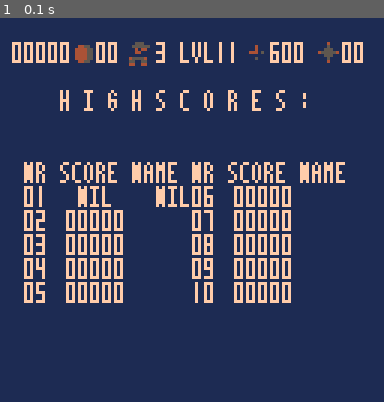
Above: before the commit, frame 1.
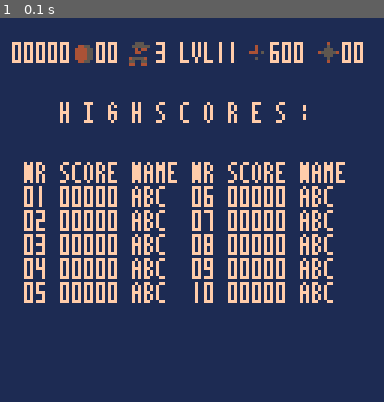
Above: after the commit, the same moment.

Repository: irismessage/Bros
Game: PICO-8 cartridge cart/bros.p8
Same seed, same stepped clock (60 frames per second), same inputs: the game is played once before the commit and once after it.
Inputs:
- Up to frame 1 (0.1 s): no input

The runs differ from the first frame. In frame 1, 5.8% of the frame differs, in the area x 15-87%, y 18-75%.

Commit message:
Bugfix highscore system

Diff:
--- a/cart/bros.p8
+++ b/cart/bros.p8
@@ -60,9 +60,10 @@
 function scorescreen()
 	cls(1)
 	scorebars()
-	print("h i g h s c o r e s :", 20, 24)
-	scorescol(8,0)
-	scorescol(64,5)
+	t = "h i g h s c o r e s :"
+	print(t, 20, 28)
+	scorescol(8,1)
+	scorescol(64,6)
 end
 
 -->8
@@ -75,36 +76,44 @@
 
 function initscores()
 	cartdata("bros_sorb")
-	if dget(30) == 0 then
-		for i=10,19 do
+	dset(0,0)
+	if dget(0) == 0 then
+		dset(0,1)
+		for i=1,10 do
+			dset(i,0)
+		end
+		for i=11,20 do
 			--three spaces
-			dset(i,0x202020)
+			--dset(i,0x202020)
+			dset(i,packname("abc"))
 		end
-		dset(30,1)
-	end
-end
-
+	end
+end
+
+--functions to convert between
+--three character strings
+--and 15-byte numbers
 function packname(name)
-	--pack 3 char string
-	--into 3 byte number
 	packed = 0
 	for i=1,3 do
-		char = ord(sub(name,i,i))
-		shift = char << ((i-1) * 8)
+		char = ord(sub(name,i,i))-96
+		printh(char)
+		shift = char << ((i-1) * 5)
+		printh(shift)
 		packed |= shift
 	end
 	return packed
 end
 
 function unpackname(name)
-	--unpack 3 byte number
-	--into 3 char string
 	unpacked = ""
 	for i=0,2 do
-		shift = (name>>i*8)~0xffff00
-		char = chr(shift)
+		shift = (name>>(i*5)) & 0x1f
+		printh(shift)
+		char = chr(shift+96)
 		unpacked = unpacked..char
 	end
+	print(unpacked)
 	return unpacked
 end
 
@@ -152,12 +161,12 @@
 
 function scorescol(x,rank)
 	y=48
-	print("nr.score name",x,y)
+	print("nr score name",x,y)
 	for i=rank,rank+4 do
 		y += 8
-		print(pad(i+1,2),x,y)
-		print(pad(scoresn[i],5),x+14,y)
-		print(scoresc[i],x+40,y)
+		print(pad(i,2),x,y)
+		print(pad(scoresn[i],5),x+12,y)
+		print(scoresc[i],x+36,y)
 	end
 end
 
